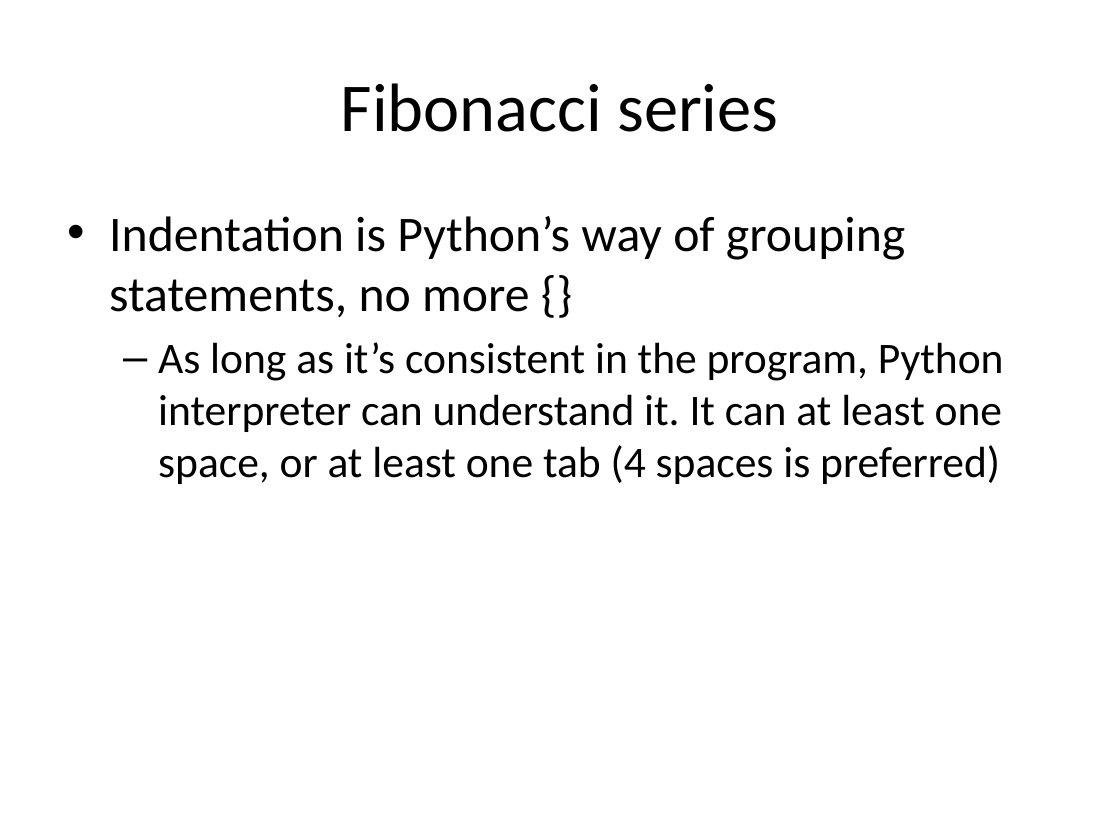
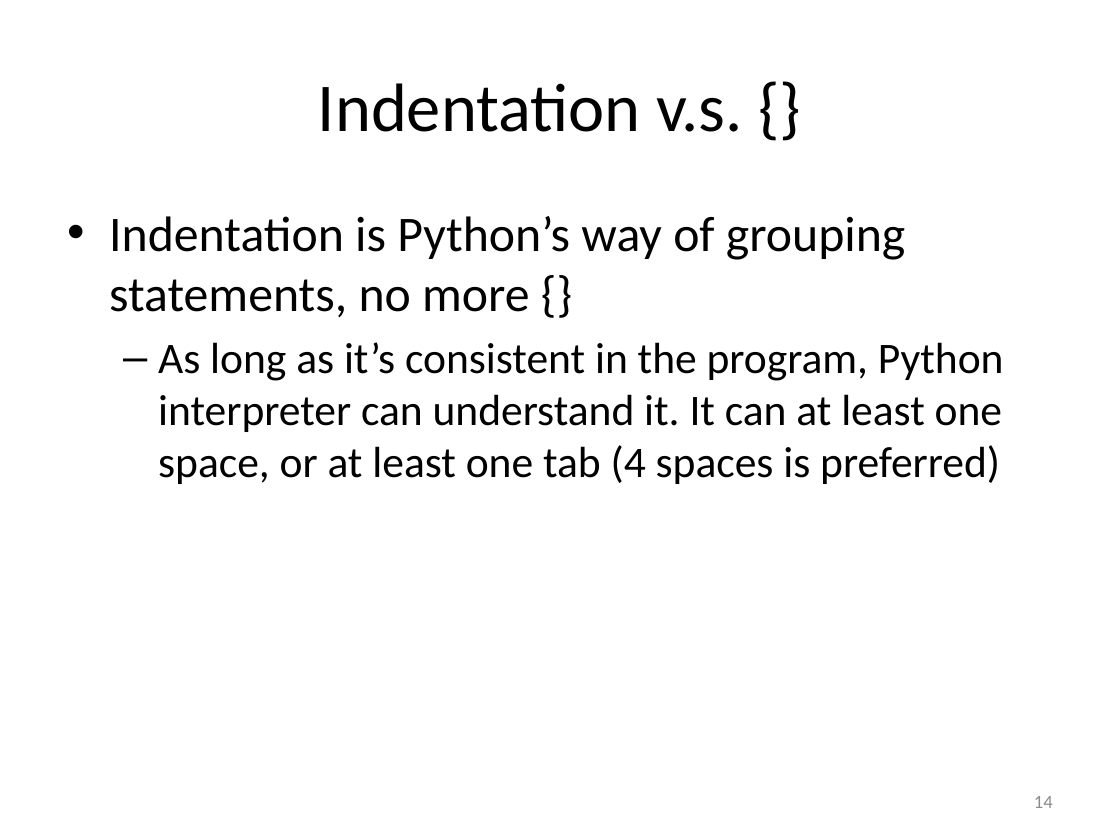
Before and after one commit to cniedotus/Python_scrape, a slide deck: slide 14 of Python Tutorial.pptx (slide 11 before the commit). Drawn at 1120x840 pixels with LibreOffice and Linux fonts; fonts in the diff are those of the drawing. Boxes give left, top, right and bottom in pixels: in the first picture for what was removed or moved away, otherwise in the second. Text is boxed around its words. In the diff, an @@ line names an element or a change of style, - is before the commit and + after.

```diff
--- a/Python Tutorial.pptx
+++ b/Python Tutorial.pptx
@@ title at <box>318,83,743,132</box>: text changed @@
-Fibonacci series
+Indentation v.s. {}
@@ page number added at <box>1034,796,1053,808</box>, 12 pt, text #8C8C8C @@
+14
```
Also in this commit, not shown: 24 other slides changed, 4 slides added, 6 slides removed, 4 other files.
